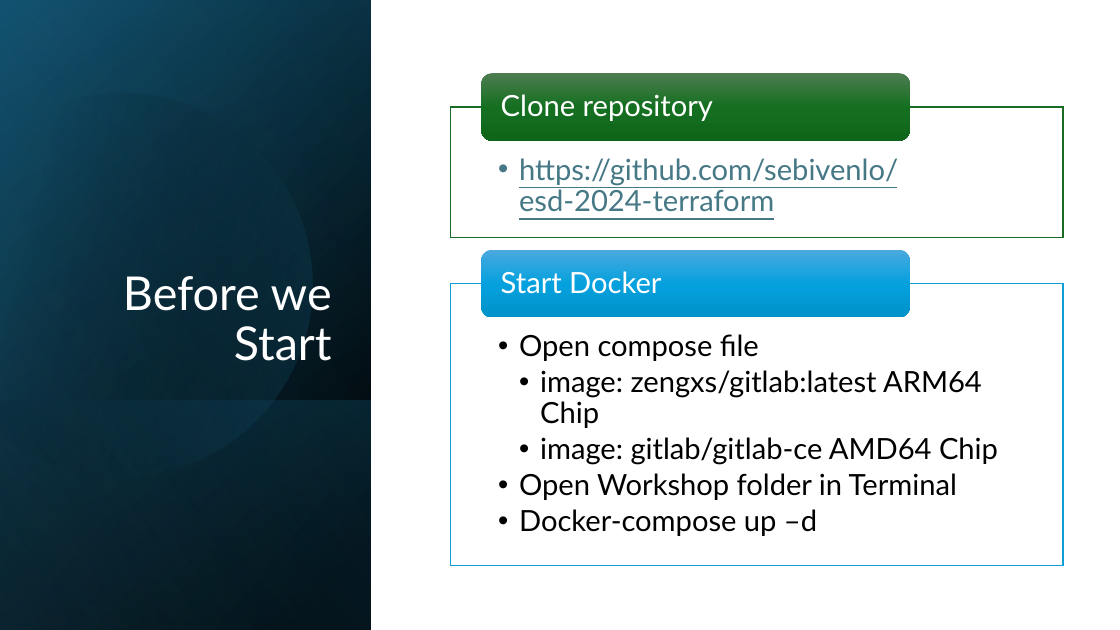
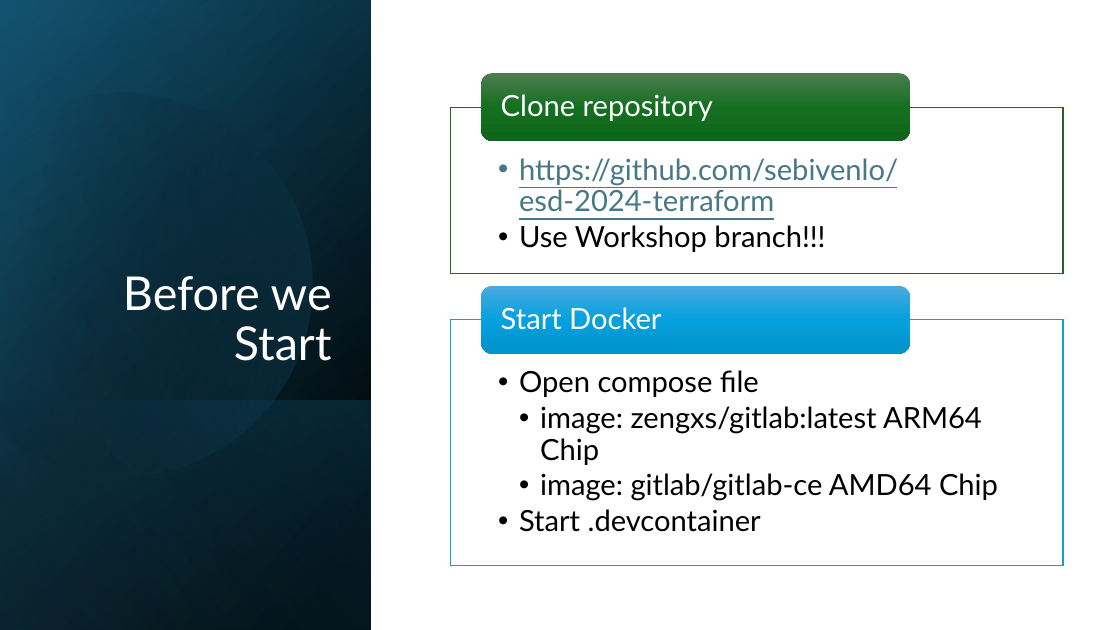
Before and after one commit to sebivenlo/esd-2024-terraform, a slide deck: slide 2 of Presentation/Terraform.pptx. Drawn at 1120x630 pixels with LibreOffice and Linux fonts; fonts in the diff are those of the drawing. Boxes give left, top, right and bottom in pixels: in the first picture for what was removed or moved away, otherwise in the second. Text is boxed around its words. In the diff, an @@ line names an element or a change of style, - is before the commit and + after.

```diff
--- a/Presentation/Terraform.pptx
+++ b/Presentation/Terraform.pptx
@@ rectangle: place and size @@
-rectangle at (450,107,1063,237)
+rectangle at (450,107,1063,273)
@@ text at (519,225,825,252): paragraph added @@
+  • Use Workshop branch!!!
@@ rounded rectangle: place and size @@
-rounded rectangle at (481,250,910,318)
+rounded rectangle at (481,286,910,354)
@@ text "Start Docker": place and size @@
-text "Start Docker" at (501,271,661,293)
+text "Start Docker" at (501,307,661,329)
@@ text "Open compose file": place and size @@
-text "Open compose file" at (519,334,998,536)
+text "Open compose file" at (519,370,998,532)
@@ rectangle: place and size @@
-rectangle at (450,284,1063,566)
+rectangle at (450,320,1063,566)
@@ text at (519,509,761,532): text changed @@
-  • Open Workshop folder in Terminal
-  • Docker-compose up –d
+  • Start .devcontainer
```
Also in this commit, not shown: 1 other file.
